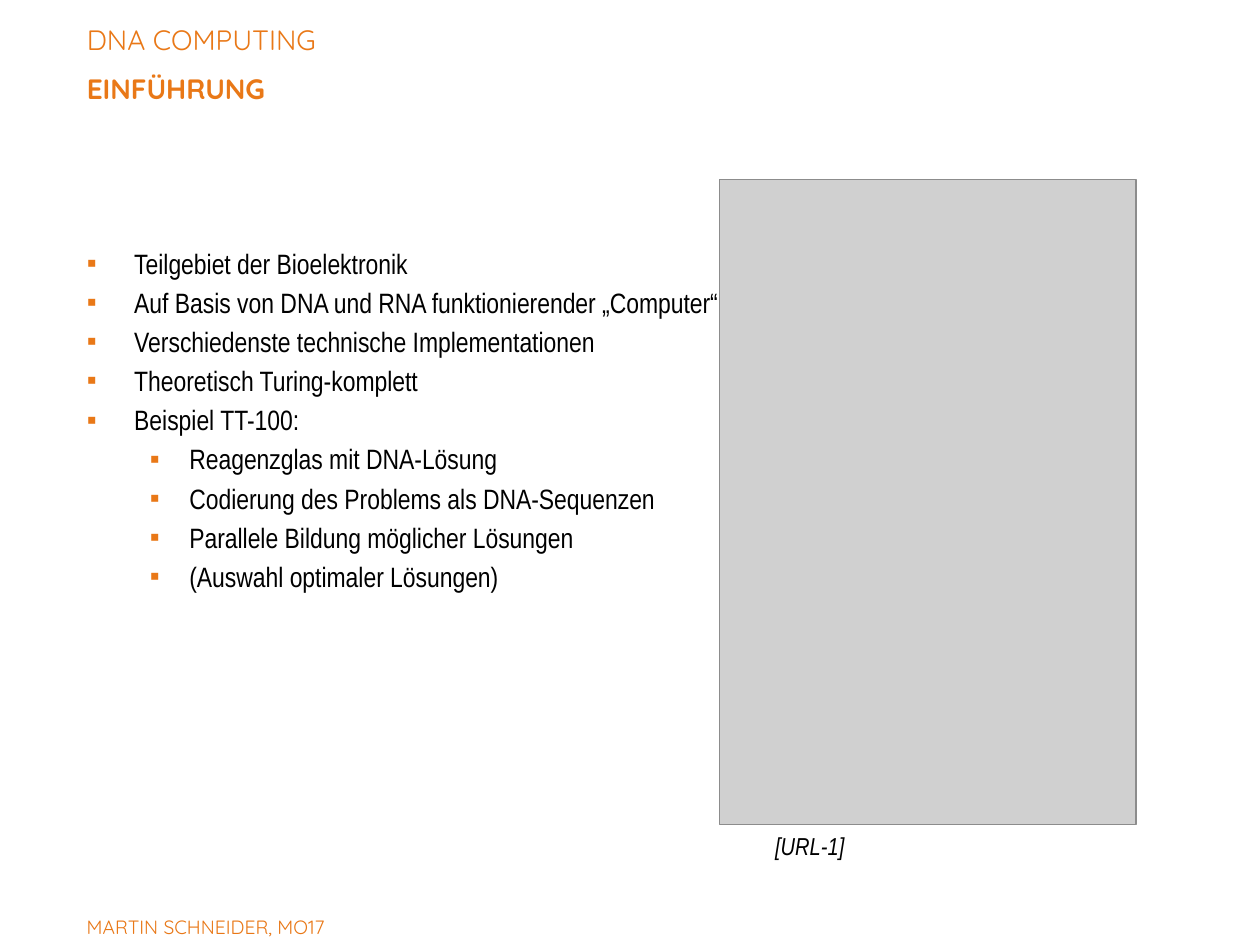
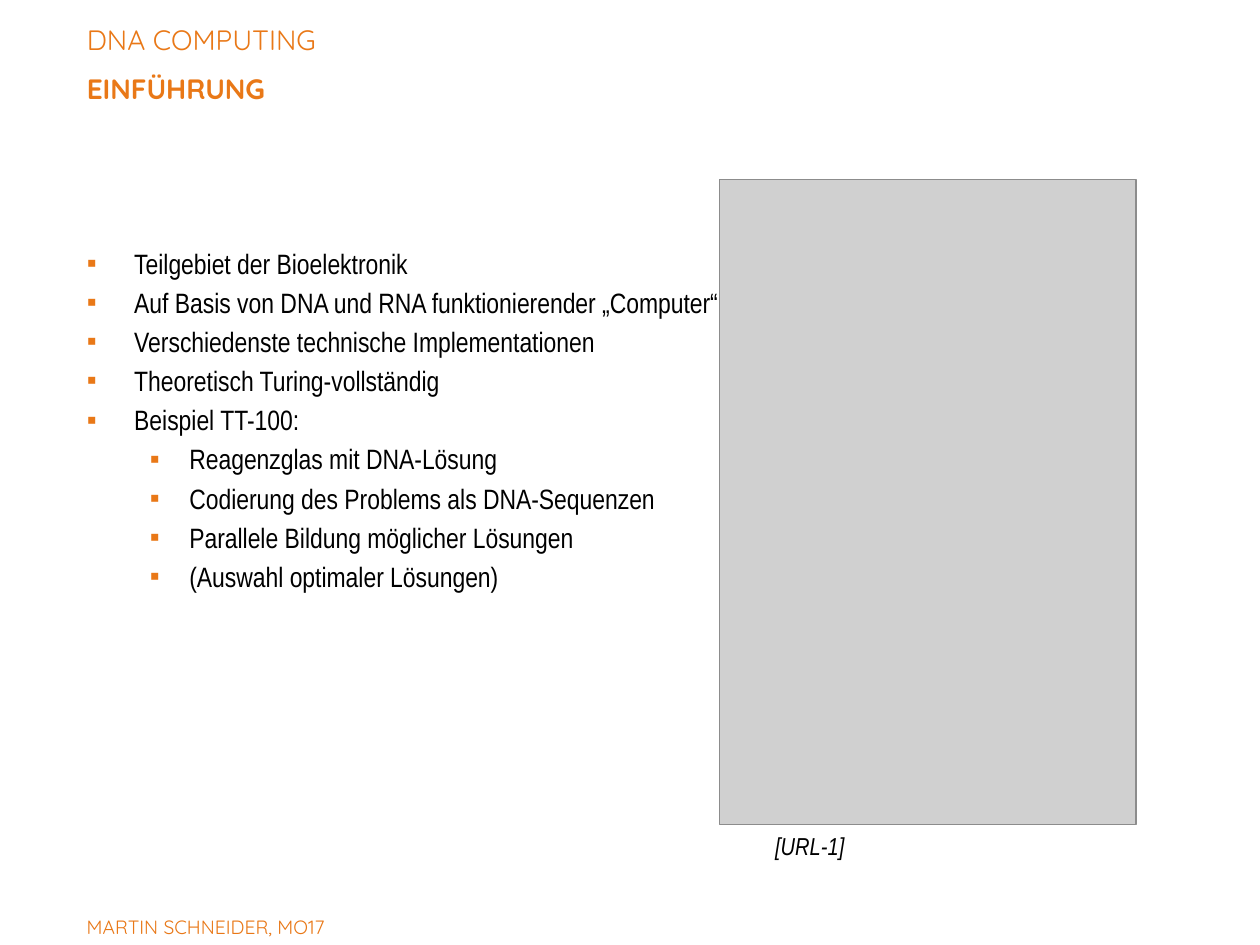
Before and after one commit to Bondzio/Stuff, a slide deck: slide 4 of Studium MW/Nanobiotechnologie/DNA Computing.pptx. Drawn at 1260x945 pixels with LibreOffice and Linux fonts; fonts in the diff are those of the drawing; grey boxes stand for pictures; background and template pictures are left out. Boxes give left, top, right and bottom in pixels: in the first picture for what was removed or moved away, otherwise in the second. Text is boxed around its words. In the diff, an @@ line names an element or a change of style, - is before the commit and + after.

```diff
--- a/Studium MW/Nanobiotechnologie/DNA Computing.pptx
+++ b/Studium MW/Nanobiotechnologie/DNA Computing.pptx
@@ text at box(134, 370, 440, 397): text changed @@
-▪ Theoretisch Turing-komplett
+▪ Theoretisch Turing-vollständig
```
Also in this commit, not shown: 1 other slide changed.
